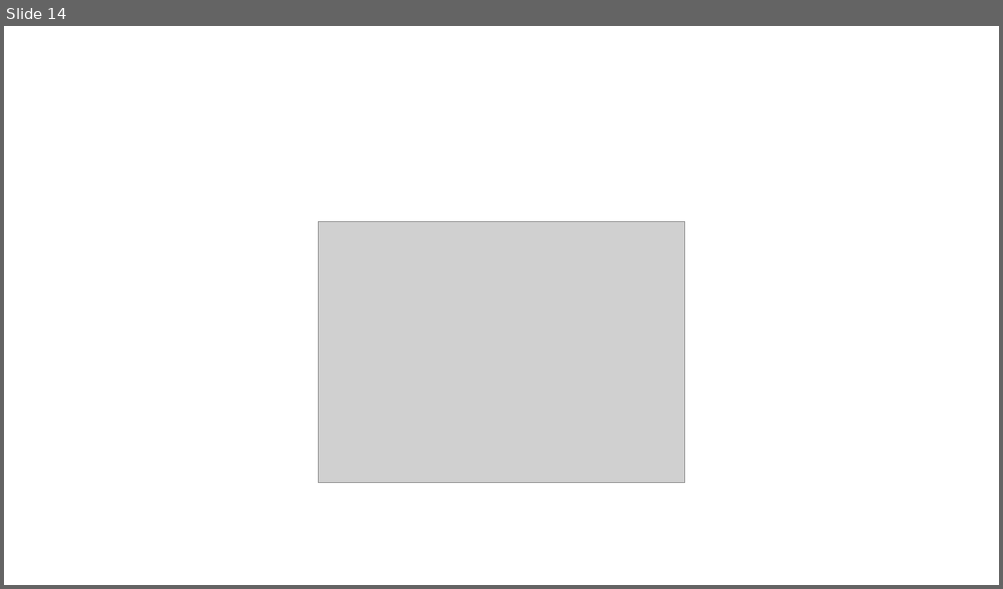
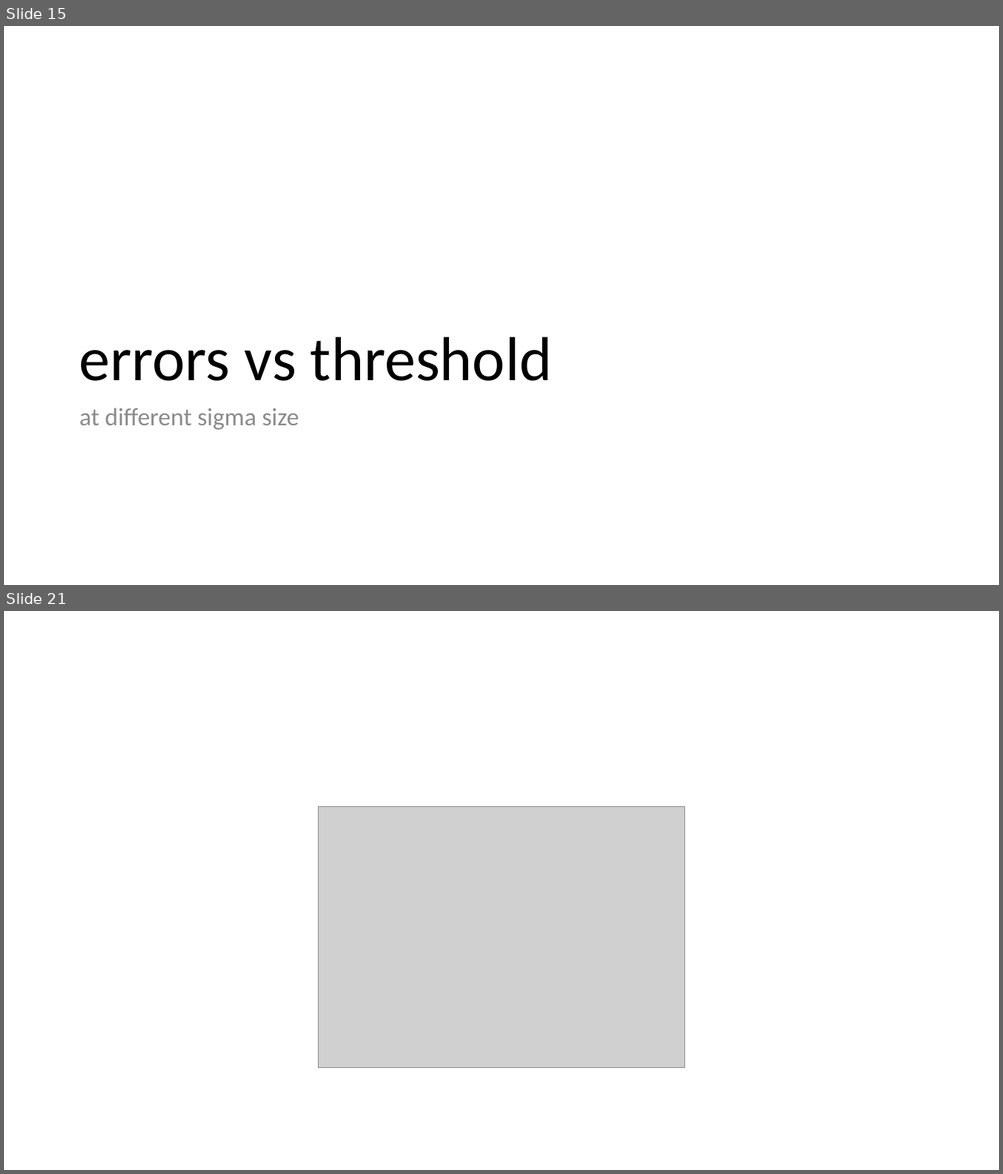
Before and after one commit to lisrael1/quants, a slide deck: code/results/detecting output dist/tail odds at U vs N.pptx. Shown one above the other, each under a label of ours: slide 14 before the commit, slides 15 and 21 after it; the slides between them are not shown. The pictures are 1003x589 and 1003x1174 pixels, drawn with LibreOffice and Linux fonts; fonts in the diff are those of the drawing; grey boxes stand for pictures. Boxes give left, top, right and bottom in pixels: in the first picture for what was removed or moved away, otherwise in the second. Text is boxed around its words. In the diff, an @@ line names an element or a change of style, - is before the commit and + after.

```diff
--- a/code/results/detecting output dist/tail odds at U vs N.pptx
+++ b/code/results/detecting output dist/tail odds at U vs N.pptx
@@ slide 15 added at (4,26,999,585), background #FFFFFF @@
@@ title added at (79,337,552,381), 60 pt, text #000000 @@
+errors vs threshold
@@ text added at (79,408,299,430), 24 pt, text #8C8C8C @@
+at different sigma size
@@ what was slide 14 is now slide 21 @@
```
Also in this commit, not shown: 8 slides changed, 6 other slides added, 4 other files.
